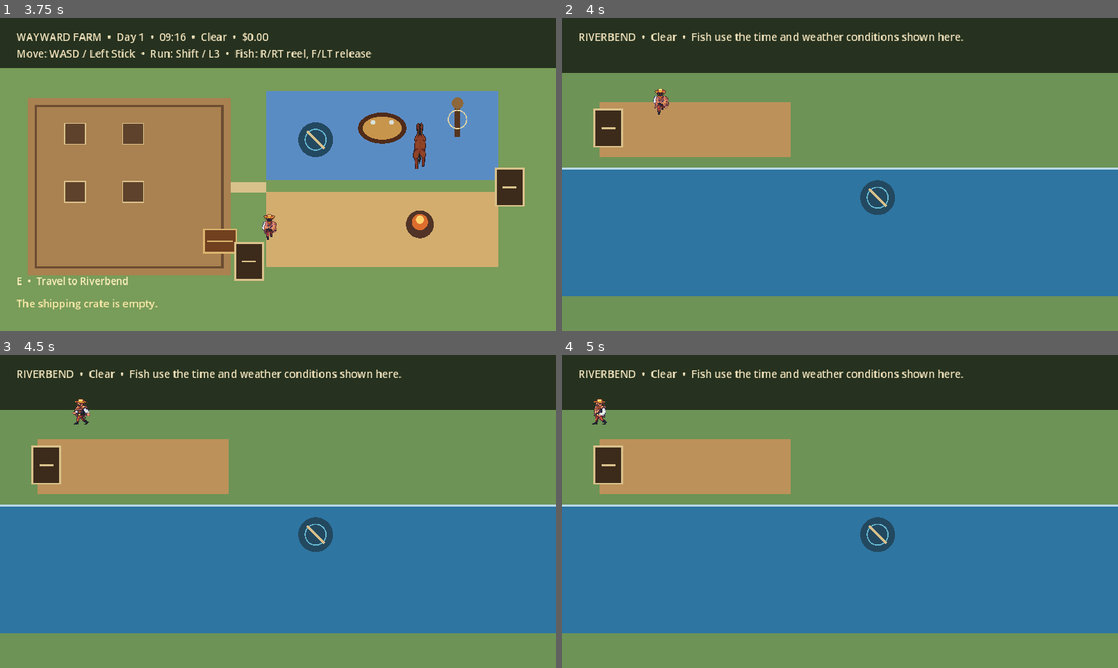
Above: before the commit, frames 1-4 (two rows, left to right).
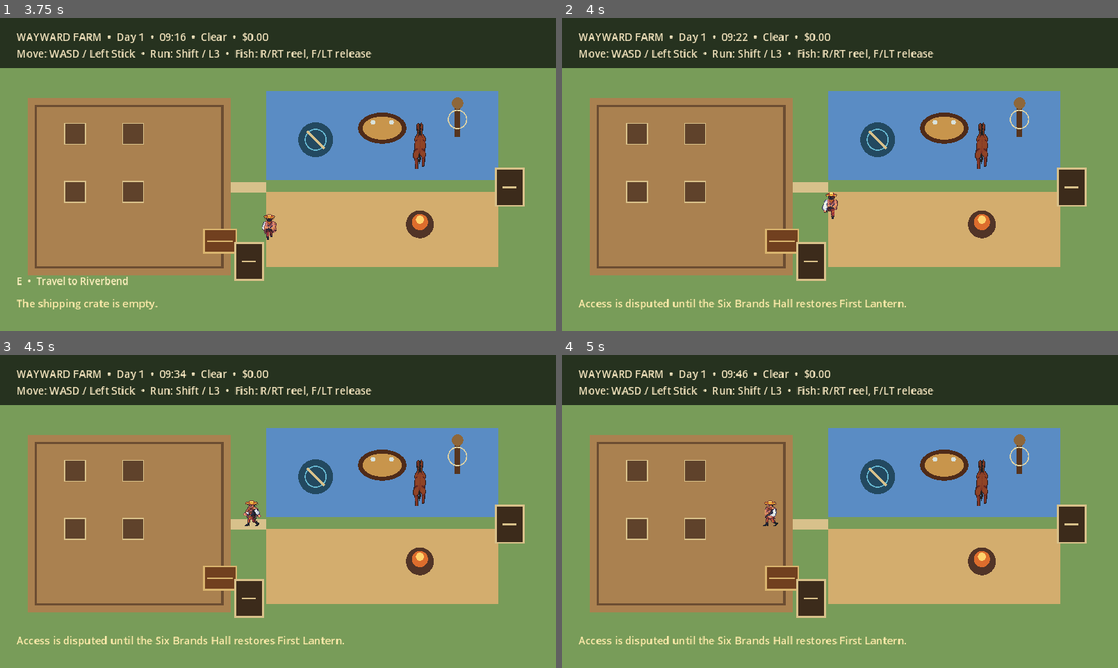
Above: after the commit, the same moments.

Repository: DocDamage/mahjongRPG
Game: Godot game, scene res://src/bootstrap/bootstrap.tscn
Same seed, same stepped clock (60 frames per second), same inputs: the game is played once before the commit and once after it.
Inputs (mouse positions are in pixels of both pictures, inside the frame that each line leads up to):
- Up to frame 1 (3.75 s): click "Start at Wayward Farm" at 0.5 s; tap Enter at 1.25 s; move the mouse to (400, 158) at 1.27 s; hold D (move_right) 1.28-2.03 s; hold R (fish_reel) 1.28-2.03 s; click (400, 158) at 1.42 s; tap Space at 1.52, 2.27 s; move the mouse to (166, 190) at 2.02 s; hold S (move_down) 2.03-2.78 s; tap F (fish_release) at 2.1 s; move the mouse to (333, 105) at 2.77 s; hold D (move_right) 2.78-3.53 s; hold E (interact) 2.78-3.53 s; move the mouse to (250, 237) at 3.52 s; hold W (move_up) from 3.53 s (still down); tap Shift (run) at 3.6 s; click (250, 237) at 3.67 s
- Up to frame 2 (4 s): keep holding W (move_up); tap Space at 3.77 s
- Up to frame 3 (4.5 s): move the mouse to (444, 558) at 4.27 s; release W (move_up) at 4.28 s; hold A (move_left) from 4.28 s (still down); hold R (fish_reel) from 4.28 s (still down)
- Up to frame 4 (5 s): keep holding A (move_left); keep holding R (fish_reel); tap Space at 4.52 s

Frame 1 is identical in both runs. In frame 2, 59% of the frame differs, in the area x 0-100%, y 4-94%; in frame 3, 59%; in frame 4, 59%.

Commit message:
Gate Riverbend access behind hall restoration

Diff:
--- a/data/quests/vertical_slice_quests.json
+++ b/data/quests/vertical_slice_quests.json
@@ -4,7 +4,7 @@
     {
       "id": "first_lantern",
       "title": "The First Lantern",
-      "start_text": "Mabel needs one bean crop and any one fish to light the Six Brands Hall's first lantern.",
+      "start_text": "Mayor Bell has disputed the Hall's Riverbend access. Mabel needs one bean crop and any one fish to light the first lantern and prove the Hall is active again.",
       "requirements": {"crop_beans": 1, "any_fish": 1},
       "rewards": {"helper": "mabel", "hall_milestone": "first_lantern"}
     }
--- a/src/story/hall_foreman.gd
+++ b/src/story/hall_foreman.gd
@@ -24,7 +24,7 @@
 		return
 	if not GameSession.quests.is_active(QUEST_ID):
 		GameSession.quests.start(QUEST_ID)
-		feedback.emit("Mabel: Bring one bean crop and any fish. We'll light the hall's first lantern.")
+		feedback.emit("Mabel: Bring one bean crop and any fish. The first lantern will settle Mayor Bell's Riverbend access dispute.")
 		return
 	var bean_count: int = GameSession.quests.requirement_count(QUEST_ID, GameSession.inventory, &"crop_beans")
 	var fish_count: int = GameSession.quests.requirement_count(QUEST_ID, GameSession.inventory, &"any_fish")
@@ -34,7 +34,7 @@
 	GameSession.inventory.remove_item(&"crop_beans")
 	_remove_one_fish()
 	if GameSession.quests.complete(QUEST_ID) == OK:
-		feedback.emit("The first lantern shines. Mabel joins Wayward Farm, and the Six Brands Hall begins to return.")
+		feedback.emit("The first lantern shines. Mabel joins Wayward Farm, the Hall begins to return, and Riverbend access is restored.")
 
 
 func _remove_one_fish() -> void:
--- a/src/world/scene_exit.gd
+++ b/src/world/scene_exit.gd
@@ -3,6 +3,7 @@
 signal feedback(message: String)
 
 @export_file("*.tscn") var destination_scene: String
+@export var required_hall_milestone: StringName
 
 
 func _ready() -> void:
@@ -17,5 +18,8 @@
 
 
 func _on_interacted(_actor: Node2D) -> void:
+	if not required_hall_milestone.is_empty() and not GameSession.quests.hall_milestones.has(required_hall_milestone):
+		feedback.emit("Access is disputed until the Six Brands Hall restores %s." % required_hall_milestone.capitalize())
+		return
 	if destination_scene.is_empty() or SceneRouter.change_scene(destination_scene) != OK:
 		feedback.emit("That route is closed for now.")
--- a/src/world/wayward_farm.tscn
+++ b/src/world/wayward_farm.tscn
@@ -173,6 +173,7 @@
 script = ExtResource("9_exit")
 prompt_text = "Travel to Riverbend"
 destination_scene = "res://src/world/riverbend.tscn"
+required_hall_milestone = &"first_lantern"
 
 [node name="CollisionShape2D" type="CollisionShape2D" parent="RiverbendPath"]
 shape = SubResource("CircleShape2D_river_exit")
